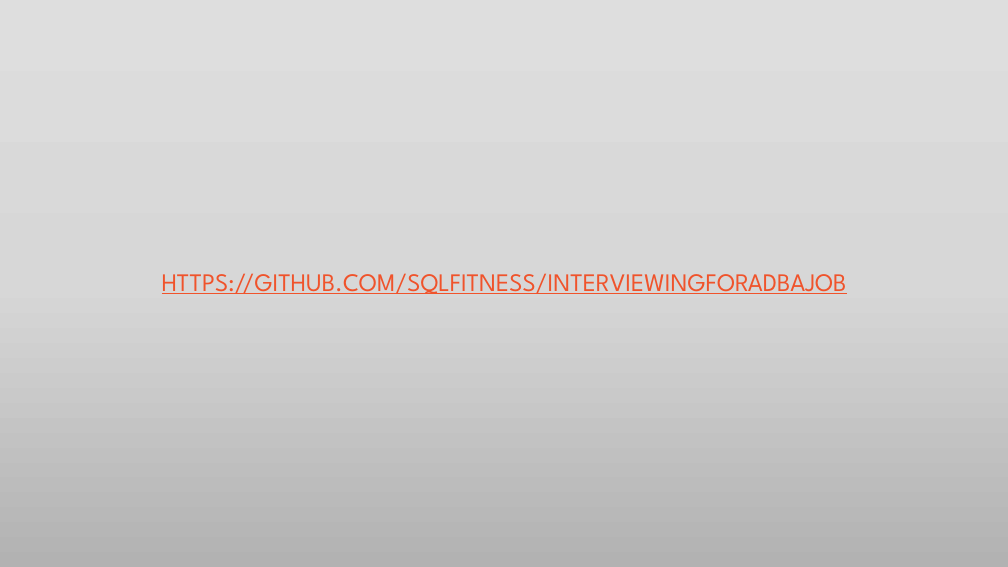
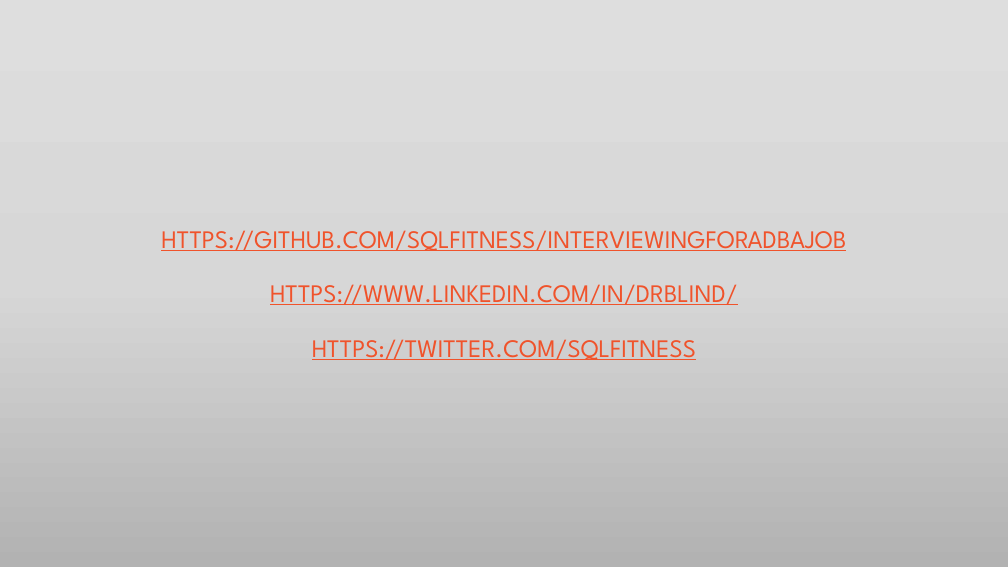
Before and after one commit to SQLFitness/InterviewingForADBAJob, a slide deck: slide 3 of Interviewing for a DBA job and how to Wow your new company.pptx (slide 11 before the commit). Drawn at 1008x567 pixels with LibreOffice and Linux fonts; fonts in the diff are those of the drawing; background and template pictures are left out. Boxes give left, top, right and bottom in pixels: in the first picture for what was removed or moved away, otherwise in the second. Text is boxed around its words. In the diff, an @@ line names an element or a change of style, - is before the commit and + after.

Commit message:
updated powerpoint

```diff
--- a/Interviewing for a DBA job and how to Wow your new company.pptx
+++ b/Interviewing for a DBA job and how to Wow your new company.pptx
@@ title at (161,230,846,360): text changed @@
-HTTPS://GITHUB.COM/SQLFITNESS/INTERVIEWINGFORADBAJOB
+HTTPS://GITHUB.COM/SQLFITNESS/INTERVIEWINGFORADBAJOB
+HTTPS://WWW.LINKEDIN.COM/IN/DRBLIND/
+HTTPS://TWITTER.COM/SQLFITNESS
```
Also in this commit, not shown: 1 slide added.
